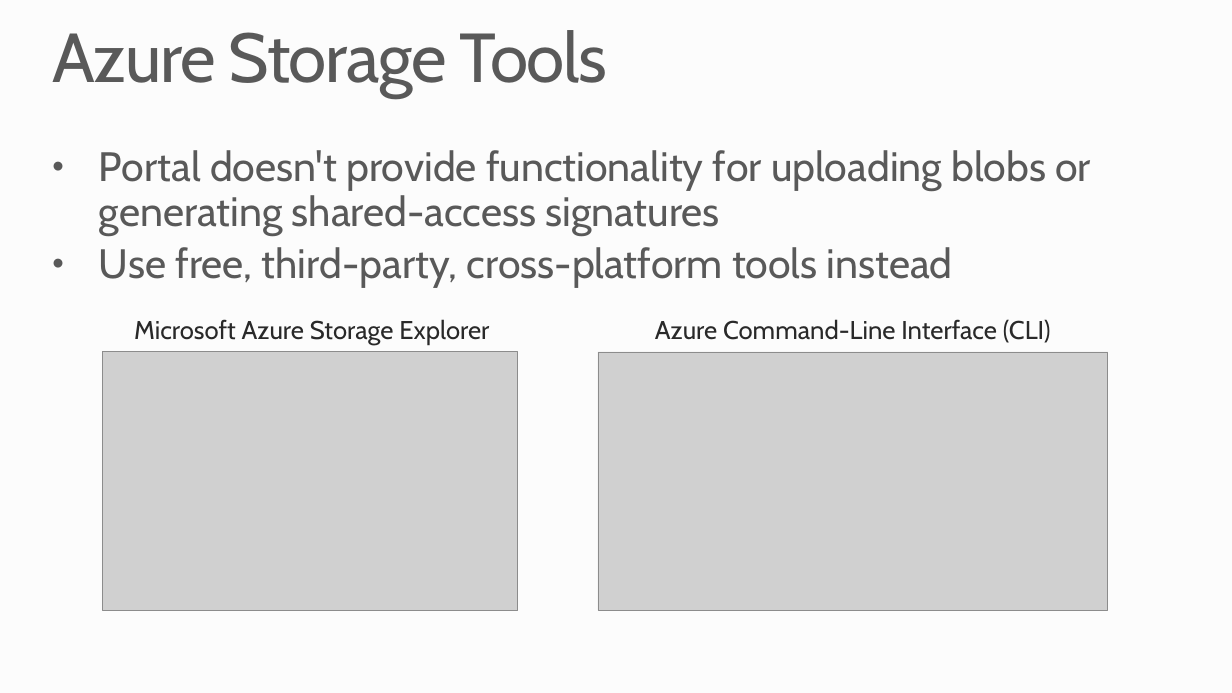
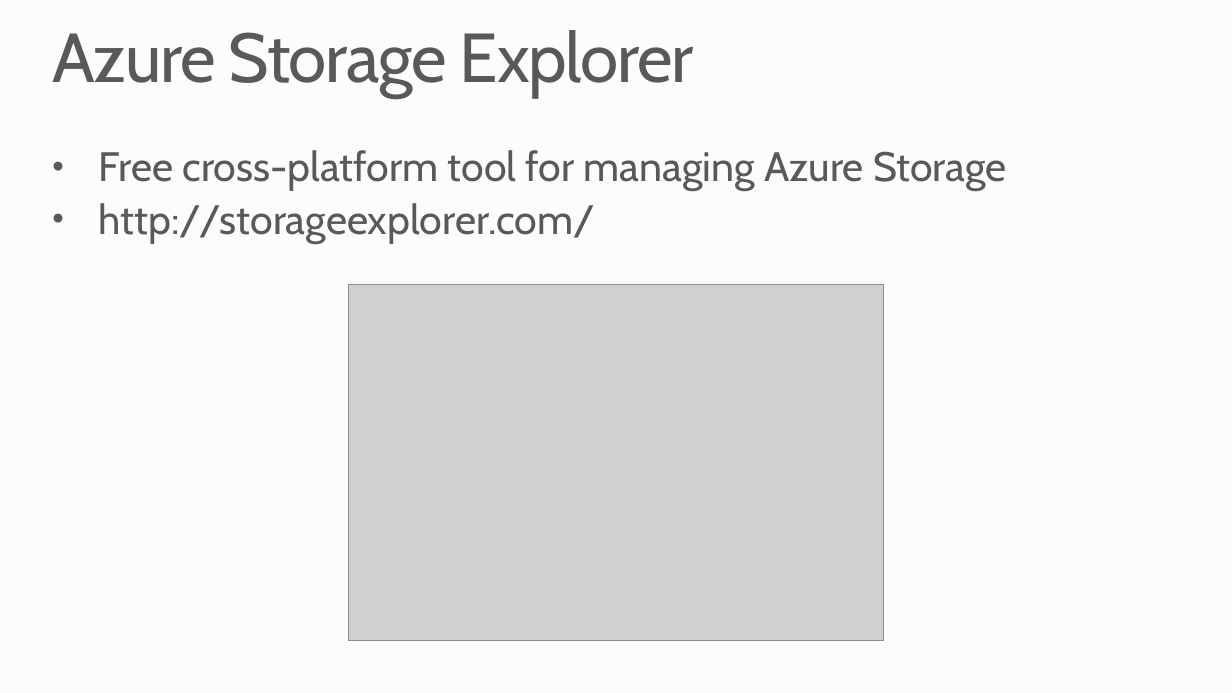
Before and after one commit to MSRConnections/Azure-training-course, a slide deck: slide 10 of Content/Storage/Azure Storage.pptx (slide 8 before the commit). Drawn at 1232x693 pixels with LibreOffice and Linux fonts; fonts in the diff are those of the drawing; grey boxes stand for pictures; background and template pictures are left out. Boxes give left, top, right and bottom in pixels: in the first picture for what was removed or moved away, otherwise in the second. Text is boxed around its words. In the diff, an @@ line names an element or a change of style, - is before the commit and + after.

Commit message:
Updated Storage module

```diff
--- a/Content/Storage/Azure Storage.pptx
+++ b/Content/Storage/Azure Storage.pptx
@@ title at (52, 30, 694, 98): text changed @@
-Azure Storage Tools
+Azure Storage Explorer
@@ text at (99, 150, 1007, 244): text changed @@
-• Portal doesn't provide functionality for uploading blobs or generating shared-access signatures
-• Use free, third-party, cross-platform tools instead
+• Free cross-platform tool for managing Azure Storage
+• http://storageexplorer.com/
@@ picture added at (348, 285, 884, 641) @@
@@ text removed at (134, 319, 489, 345) @@
-Microsoft Azure Storage Explorer
@@ text removed at (655, 319, 1051, 343) @@
-Azure Command-Line Interface (CLI)
@@ picture removed at (103, 352, 518, 611) @@
@@ picture removed at (598, 352, 1108, 611) @@
```
Also in this commit, not shown: 4 other slides changed, 2 slides added, 2 other files.
